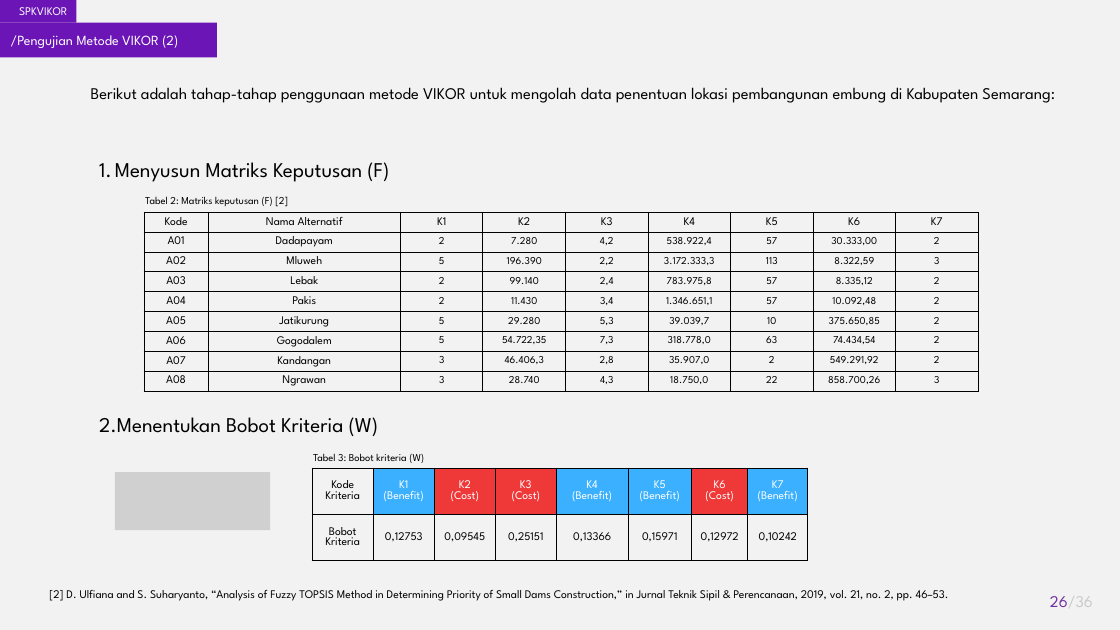
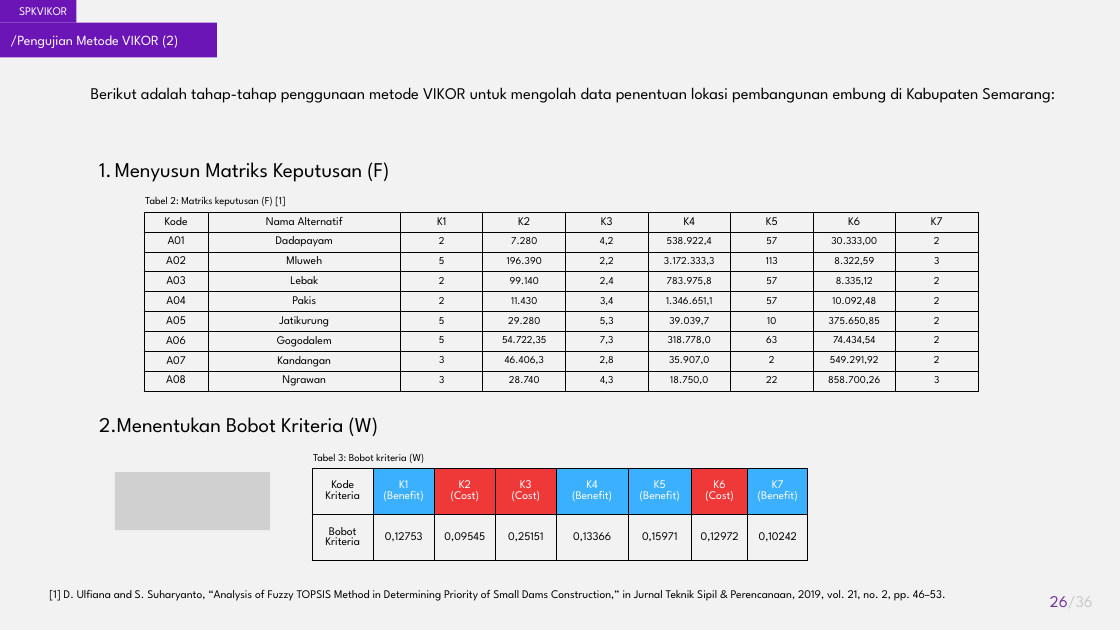
Before and after one commit to akhmadali7/TugasAkhir, a slide deck: slide 26 of PPT - TA - Akhmad Ali Sajidin.pptx. Drawn at 1120x630 pixels with LibreOffice and Linux fonts; fonts in the diff are those of the drawing; grey boxes stand for pictures. Boxes give left, top, right and bottom in pixels: in the first picture for what was removed or moved away, otherwise in the second. Text is boxed around its words. In the diff, an @@ line names an element or a change of style, - is before the commit and + after.

```diff
--- a/PPT - TA - Akhmad Ali Sajidin.pptx
+++ b/PPT - TA - Akhmad Ali Sajidin.pptx
@@ text at (145,196,285,207): text changed @@
-Tabel 2: Matriks keputusan (F) [2]
+Tabel 2: Matriks keputusan (F) [1]
@@ text at (49,590,946,601): text changed @@
-[2] D. Ulfiana and S. Suharyanto, “Analysis of Fuzzy TOPSIS Method in Determining Priority of Small Dams Construction,” in Jurnal Teknik Sipil & Perencanaan, 2019, vol. 21, no. 2, pp. 46–53.
+[1] D. Ulfiana and S. Suharyanto, “Analysis of Fuzzy TOPSIS Method in Determining Priority of Small Dams Construction,” in Jurnal Teknik Sipil & Perencanaan, 2019, vol. 21, no. 2, pp. 46–53.
```
Also in this commit, not shown: 9 other slides changed, 1 other file.
